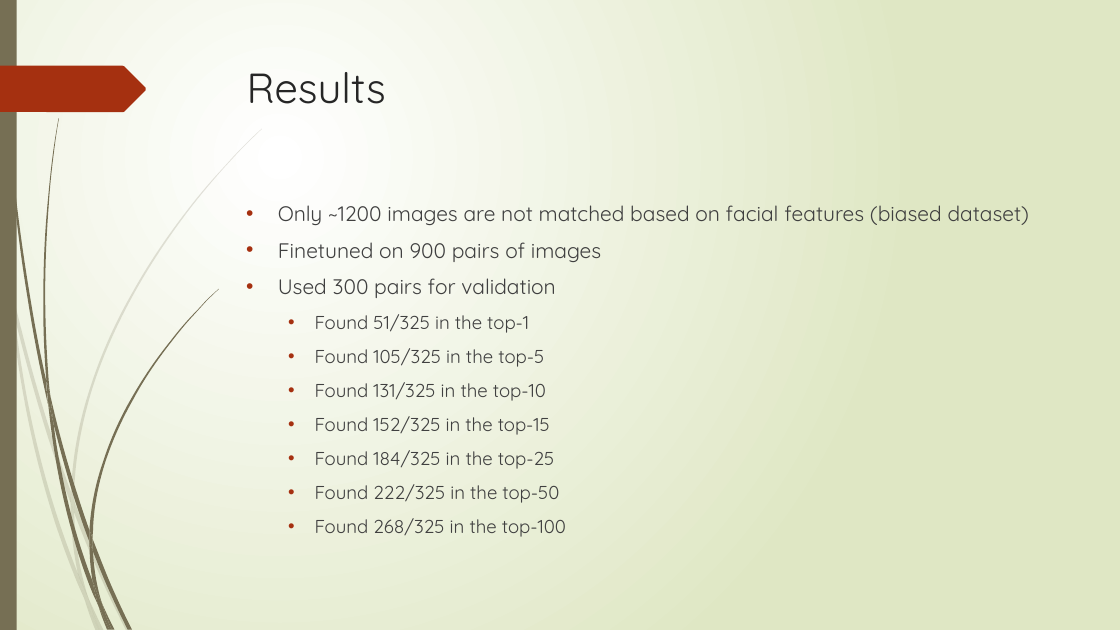
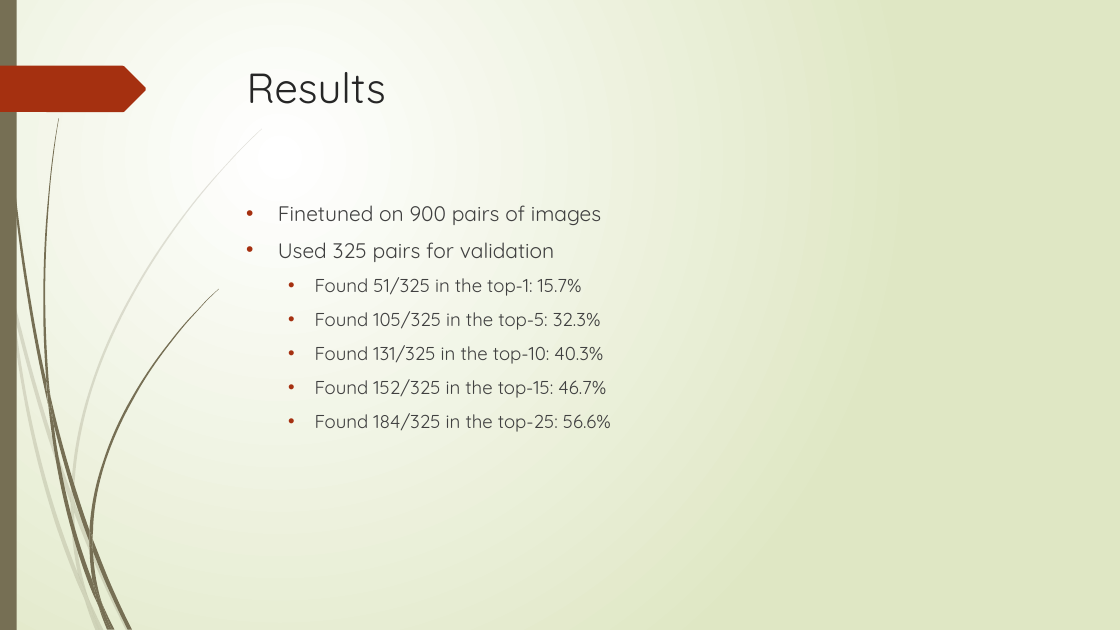
Before and after one commit to victor-mlai/ImageSimilarity, a slide deck: slide 8 of Media/Final.pptx (slide 7 before the commit). Drawn at 1120x630 pixels with LibreOffice and Linux fonts; fonts in the diff are those of the drawing. Boxes give left, top, right and bottom in pixels: in the first picture for what was removed or moved away, otherwise in the second. Text is boxed around its words. In the diff, an @@ line names an element or a change of style, - is before the commit and + after.

```diff
--- a/Media/Final.pptx
+++ b/Media/Final.pptx
@@ text at (278, 205, 1030, 225): paragraph removed @@
-• Only ~1200 images are not matched based on facial features (biased dataset)
@@ text at (278, 242, 611, 432): text changed @@
-• Used 300 pairs for validation
-  • Found 51/325 in the top-1
-  • Found 105/325 in the top-5
-  • Found 131/325 in the top-10
-  • Found 152/325 in the top-15
-  • Found 184/325 in the top-25
-  • Found 222/325 in the top-50
-  • Found 268/325 in the top-100
+• Used 325 pairs for validation
+  • Found 51/325 in the top-1: 15.7%
+  • Found 105/325 in the top-5: 32.3%
+  • Found 131/325 in the top-10: 40.3%
+  • Found 152/325 in the top-15: 46.7%
+  • Found 184/325 in the top-25: 56.6%
```
Also in this commit, not shown: 3 other slides changed, 1 slide added, 1 other file.
